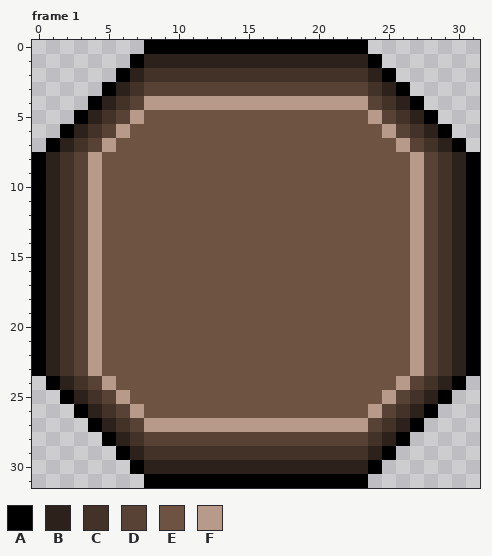
Two states of a pixel-art file, Sprites/Perks/PerkFrame.aseprite. Above: the version before the commit.
32x32 pixels, 3 frames. Shown: frame 1.
Palette (. is transparent): A #000000  B #2c211b  C #433228  D #584235  E #6e5342  F #b79a8a
Pixels before, frame 1, first column x 0:
 0 ........AAAAAAAAAAAAAAAA........
 1 .......ABBBBBBBBBBBBBBBBA.......
 2 ......ABCCCCCCCCCCCCCCCCBA......
 3 .....ABCDDDDDDDDDDDDDDDDCBA.....
 4 ....ABCDFFFFFFFFFFFFFFFFDCBA....
 5 ...ABCDFEEEEEEEEEEEEEEEEFDCBA...
 6 ..ABCDFEEEEEEEEEEEEEEEEEEFDCBA..
 7 .ABCDFEEEEEEEEEEEEEEEEEEEEFDCBA.
 8 ABCDFEEEEEEEEEEEEEEEEEEEEEEFDCBA
 9 ABCDFEEEEEEEEEEEEEEEEEEEEEEFDCBA
10 ABCDFEEEEEEEEEEEEEEEEEEEEEEFDCBA
11 ABCDFEEEEEEEEEEEEEEEEEEEEEEFDCBA
12 ABCDFEEEEEEEEEEEEEEEEEEEEEEFDCBA
13 ABCDFEEEEEEEEEEEEEEEEEEEEEEFDCBA
14 ABCDFEEEEEEEEEEEEEEEEEEEEEEFDCBA
15 ABCDFEEEEEEEEEEEEEEEEEEEEEEFDCBA
16 ABCDFEEEEEEEEEEEEEEEEEEEEEEFDCBA
17 ABCDFEEEEEEEEEEEEEEEEEEEEEEFDCBA
18 ABCDFEEEEEEEEEEEEEEEEEEEEEEFDCBA
19 ABCDFEEEEEEEEEEEEEEEEEEEEEEFDCBA
20 ABCDFEEEEEEEEEEEEEEEEEEEEEEFDCBA
21 ABCDFEEEEEEEEEEEEEEEEEEEEEEFDCBA
22 ABCDFEEEEEEEEEEEEEEEEEEEEEEFDCBA
23 ABCDFEEEEEEEEEEEEEEEEEEEEEEFDCBA
24 .ABCDFEEEEEEEEEEEEEEEEEEEEFDCBA.
25 ..ABCDFEEEEEEEEEEEEEEEEEEFDCBA..
26 ...ABCDFEEEEEEEEEEEEEEEEFDCBA...
27 ....ABCDFFFFFFFFFFFFFFFFDCBA....
28 .....ABCDDDDDDDDDDDDDDDDCBA.....
29 ......ABCCCCCCCCCCCCCCCCBA......
30 .......ABBBBBBBBBBBBBBBBA.......
31 ........AAAAAAAAAAAAAAAA........
Once edited:
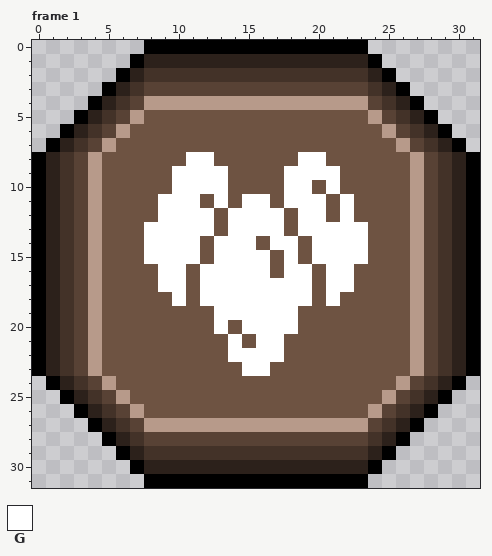
Colours new in this view: G #ffffff
Changes in this commit:
{"change": "layer \"Layer 3\" added"}
{"where": "frame 1, layer \"Layer 3\""}
{"frame":1,"y":8,"x":11,"old":"EE","new":"GG"}
{"frame":1,"y":8,"x":19,"old":"EE","new":"GG"}
{"frame":1,"y":9,"x":10,"old":"EEEE","new":"GGGG"}
{"frame":1,"y":9,"x":18,"old":"EEEE","new":"GGGG"}
{"frame":1,"y":10,"x":10,"old":"EEEE","new":"GGGG"}
{"frame":1,"y":10,"x":18,"old":"EE","new":"GG"}
{"frame":1,"y":10,"x":21,"old":"E","new":"G"}
{"frame":1,"y":11,"x":9,"old":"EEE","new":"GGG"}
{"frame":1,"y":11,"x":13,"old":"E","new":"G"}
{"frame":1,"y":11,"x":15,"old":"EE","new":"GG"}
{"frame":1,"y":11,"x":18,"old":"EEE","new":"GGG"}
{"frame":1,"y":11,"x":22,"old":"E","new":"G"}
{"frame":1,"y":12,"x":9,"old":"EEEE","new":"GGGG"}
{"frame":1,"y":12,"x":14,"old":"EEEE","new":"GGGG"}
{"frame":1,"y":12,"x":19,"old":"EE","new":"GG"}
{"frame":1,"y":12,"x":22,"old":"E","new":"G"}
{"frame":1,"y":13,"x":8,"old":"EEEEE","new":"GGGGG"}
{"frame":1,"y":13,"x":14,"old":"EEEE","new":"GGGG"}
{"frame":1,"y":13,"x":19,"old":"EEEEE","new":"GGGGG"}
{"frame":1,"y":14,"x":8,"old":"EEEE","new":"GGGG"}
{"frame":1,"y":14,"x":13,"old":"EEE","new":"GGG"}
{"frame":1,"y":14,"x":17,"old":"EE","new":"GG"}
{"frame":1,"y":14,"x":20,"old":"EEEE","new":"GGGG"}
{"frame":1,"y":15,"x":8,"old":"EEEE","new":"GGGG"}
{"frame":1,"y":15,"x":13,"old":"EEEE","new":"GGGG"}
{"frame":1,"y":15,"x":18,"old":"E","new":"G"}
{"frame":1,"y":15,"x":20,"old":"EEEE","new":"GGGG"}
{"frame":1,"y":16,"x":9,"old":"EE","new":"GG"}
{"frame":1,"y":16,"x":12,"old":"EEEEE","new":"GGGGG"}
{"frame":1,"y":16,"x":18,"old":"EE","new":"GG"}
{"frame":1,"y":16,"x":21,"old":"EE","new":"GG"}
{"frame":1,"y":17,"x":9,"old":"EE","new":"GG"}
{"frame":1,"y":17,"x":12,"old":"EEEEEEEE","new":"GGGGGGGG"}
{"frame":1,"y":17,"x":21,"old":"EE","new":"GG"}
{"frame":1,"y":18,"x":10,"old":"E","new":"G"}
{"frame":1,"y":18,"x":12,"old":"EEEEEEEE","new":"GGGGGGGG"}
{"frame":1,"y":18,"x":21,"old":"E","new":"G"}
{"frame":1,"y":19,"x":13,"old":"EEEEEE","new":"GGGGGG"}
{"frame":1,"y":20,"x":13,"old":"E","new":"G"}
{"frame":1,"y":20,"x":15,"old":"EEEE","new":"GGGG"}
{"frame":1,"y":21,"x":14,"old":"E","new":"G"}
{"frame":1,"y":21,"x":16,"old":"EE","new":"GG"}
{"frame":1,"y":22,"x":14,"old":"EEEE","new":"GGGG"}
{"frame":1,"y":23,"x":15,"old":"EE","new":"GG"}
